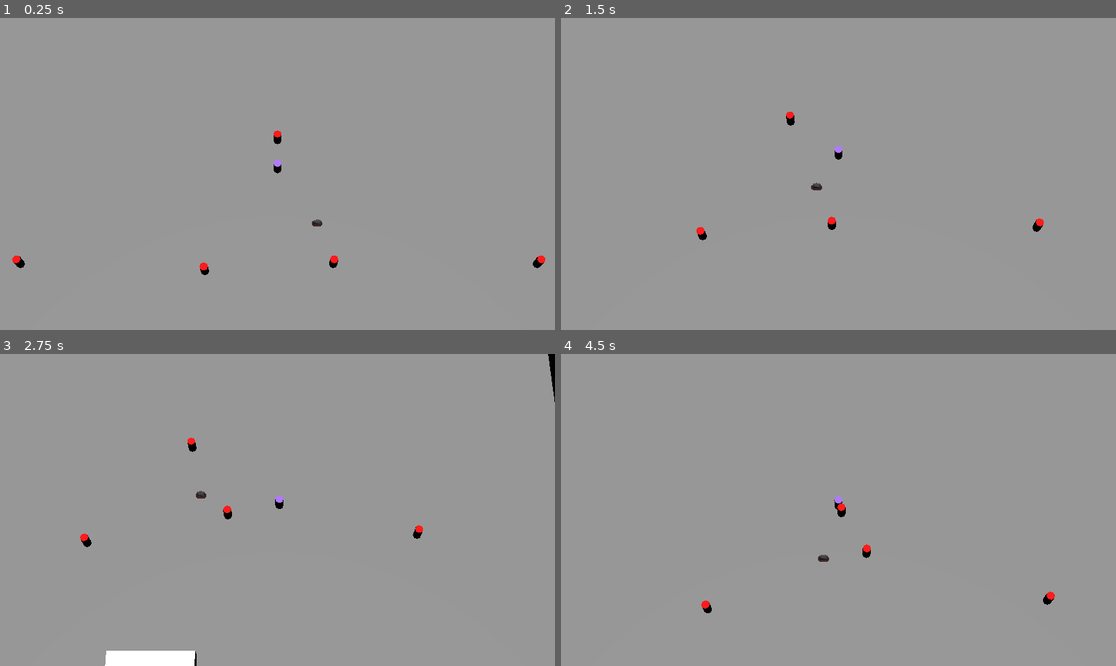
Above: before the commit, frames 1-4 (two rows, left to right).
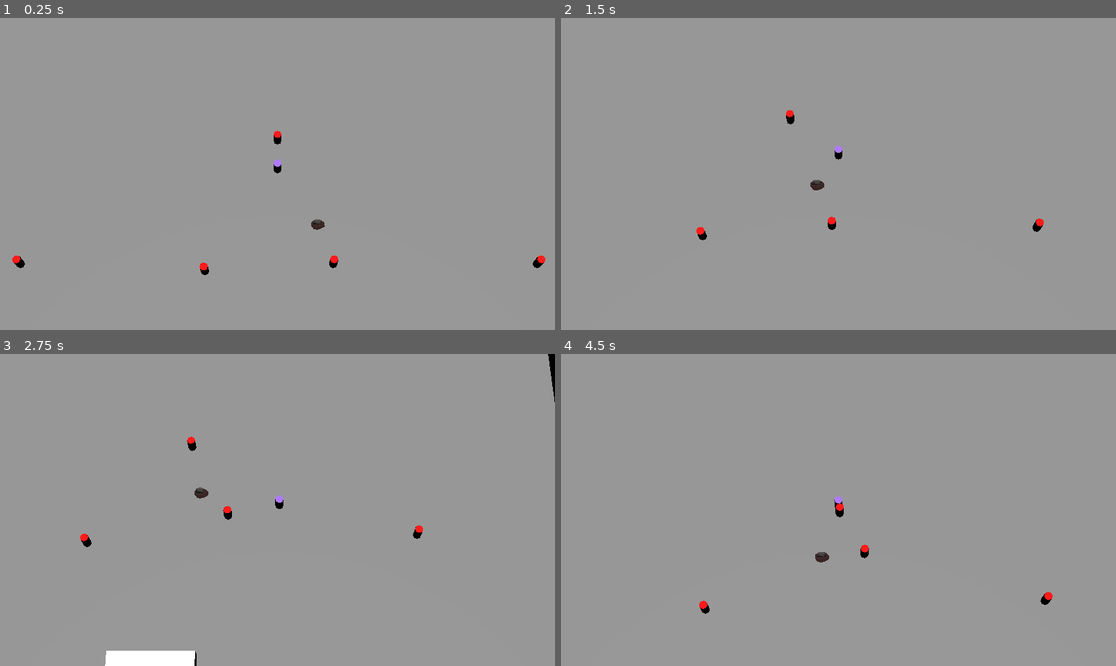
Above: after the commit, the same moments.

Repository: Paladinking/Field_Necromancer
Game: Godot game, scene res://main.tscn
Same seed, same stepped clock (60 frames per second), same inputs: the game is played once before the commit and once after it.
Inputs:
- Up to frame 1 (0.25 s): no input
- Up to frame 2 (1.5 s): tap Enter at 0.5 s; hold D (go_right) 0.53-1.28 s; tap Space (dig) at 0.6 s; hold S (go_down) from 1.28 s (still down); tap Down (look_down) at 1.35 s
- Up to frame 3 (2.75 s): release S (go_down) at 2.03 s; hold D (go_right) from 2.03 s (still down); tap Left (look_left) at 2.1 s
- Up to frame 4 (4.5 s): release D (go_right) at 2.78 s; hold W (go_up) 2.78-3.53 s; tap Right (look_right) at 2.85 s; hold A (go_left) from 3.53 s (still down); tap Up (look_up) at 3.6 s; tap Space (dig) at 4.35 s

The runs differ from the first frame. In frame 1, less than 0.1% of the frame differs, in the area x 49-59%, y 36-68%; in frame 2, less than 0.1%; in frame 3, less than 0.1%; in frame 4, 0.2%, in the area x 24-89%, y 47-84%.

Commit message:
Zombies have apperance

Diff:
--- a/Characters/zombie.tscn
+++ b/Characters/zombie.tscn
@@ -1,15 +1,33 @@
-[gd_scene load_steps=3 format=3 uid="uid://ffk16i63c45l"]
+[gd_scene load_steps=5 format=3 uid="uid://ffk16i63c45l"]
 
 [ext_resource type="Script" path="res://Characters/zombie.gd" id="1_2i0eo"]
 
-[sub_resource type="CapsuleShape3D" id="CapsuleShape3D_xkjkx"]
+[sub_resource type="CapsuleShape3D" id="CapsuleShape3D_i1rfo"]
+
+[sub_resource type="StandardMaterial3D" id="StandardMaterial3D_6ljny"]
+albedo_color = Color(1, 1, 0.219608, 1)
+
+[sub_resource type="CylinderShape3D" id="CylinderShape3D_437r7"]
+height = 10.0
+radius = 10.0
 
 [node name="Zombie" type="CharacterBody3D"]
-transform = Transform3D(1, 0, 0, 0, 1, 0, 0, 0, 1, 0, 1, 0)
 script = ExtResource("1_2i0eo")
 
-[node name="CollisionShape3D" type="CollisionShape3D" parent="."]
-shape = SubResource("CapsuleShape3D_xkjkx")
+[node name="CollisionShape3D2" type="CollisionShape3D" parent="."]
+transform = Transform3D(1, 0, 0, 0, 1, 0, 0, 0, 1, 0, 1, 0)
+shape = SubResource("CapsuleShape3D_i1rfo")
 
-[node name="CSGSphere3D" type="CSGBox3D" parent="."]
-size = Vector3(1, 2, 1)
+[node name="CSGCylinder3D" type="CSGCylinder3D" parent="."]
+transform = Transform3D(1, 0, 0, 0, 1, 0, 0, 0, 1, 0, 1, 0)
+material = SubResource("StandardMaterial3D_6ljny")
+
+[node name="NavigationAgent3D" type="NavigationAgent3D" parent="."]
+
+[node name="DetectionArea" type="Area3D" parent="."]
+collision_layer = 0
+collision_mask = 2
+
+[node name="CollisionShape3D" type="CollisionShape3D" parent="DetectionArea"]
+transform = Transform3D(1, 0, 0, 0, 1, 0, 0, 0, 1, 0, 4.5, 0)
+shape = SubResource("CylinderShape3D_437r7")
--- a/world.tscn
+++ b/world.tscn
@@ -1,8 +1,10 @@
-[gd_scene load_steps=6 format=3 uid="uid://cag01vc8xhji0"]
+[gd_scene load_steps=6 format=3 uid="uid://cdvw0p45llw8x"]
 
 [sub_resource type="NavigationMesh" id="NavigationMesh_ga0fh"]
-vertices = PackedVector3Array(-49.25, 0.3, -49.25, -49.25, 0.3, 49.5, 49.5, 0.3, 49.5, 49.5, 0.3, -49.25)
-polygons = [PackedInt32Array(3, 2, 0), PackedInt32Array(0, 2, 1)]
+vertices = PackedVector3Array(-48.75, 0.3, 27, -6, 0.3, 27.25, -6, 0.3, 25.75, -48.75, 0.3, 27, -6, 0.3, 25.75, -5.25, 0.3, 25, -4, 0.3, -48.75, -48.75, 0.3, -48.75, -5.25, 0.3, 25, -3.75, 0.3, 25, -4, 0.3, -48.75, -3.75, 0.3, 25, 4, 0.3, 25, 4.25, 0.3, -48.75, -4, 0.3, -48.75, 6.25, 0.3, 25.75, 6.25, 0.3, 27.25, 49, 0.3, 27, 5.5, 0.3, 25, 6.25, 0.3, 25.75, 49, 0.3, 27, 49, 0.3, -48.75, 4.25, 0.3, -48.75, 4.25, 0.3, -48.75, 4, 0.3, 25, 5.5, 0.3, 25, -4, 0.3, 49, -3.75, 0.3, 37.25, -5.25, 0.3, 37.25, -4, 0.3, 49, -5.25, 0.3, 37.25, -6, 0.3, 36.5, -48.75, 0.3, 27, -48.75, 0.3, 49, -6, 0.3, 36.5, -6, 0.3, 27.25, -48.75, 0.3, 27, -4, 2.3, 27, -4, 2.3, 35.25, 4, 2.3, 35.25, 4, 2.3, 27, 5.5, 0.3, 37.25, 4, 0.3, 37.25, 4.25, 0.3, 49, 6.25, 0.3, 36.5, 5.5, 0.3, 37.25, 4.25, 0.3, 49, 49, 0.3, 49, 49, 0.3, 27, 49, 0.3, 27, 6.25, 0.3, 27.25, 6.25, 0.3, 36.5, -3.75, 0.3, 27.25, -3.75, 0.3, 35, 4, 0.3, 35, 4, 0.3, 27.25, -4, 0.3, 49, 4.25, 0.3, 49, 4, 0.3, 37.25, -3.75, 0.3, 37.25)
+polygons = [PackedInt32Array(2, 1, 0), PackedInt32Array(4, 3, 5), PackedInt32Array(5, 3, 7), PackedInt32Array(5, 7, 6), PackedInt32Array(10, 9, 8), PackedInt32Array(11, 14, 12), PackedInt32Array(12, 14, 13), PackedInt32Array(17, 16, 15), PackedInt32Array(19, 18, 20), PackedInt32Array(20, 18, 21), PackedInt32Array(21, 18, 22), PackedInt32Array(25, 24, 23), PackedInt32Array(28, 27, 26), PackedInt32Array(30, 29, 31), PackedInt32Array(31, 29, 33), PackedInt32Array(31, 33, 32), PackedInt32Array(36, 35, 34), PackedInt32Array(40, 39, 37), PackedInt32Array(37, 39, 38), PackedInt32Array(43, 42, 41), PackedInt32Array(45, 44, 46), PackedInt32Array(46, 44, 47), PackedInt32Array(47, 44, 48), PackedInt32Array(51, 50, 49), PackedInt32Array(55, 54, 52), PackedInt32Array(52, 54, 53), PackedInt32Array(59, 58, 56), PackedInt32Array(56, 58, 57)]
+geometry_parsed_geometry_type = 2
+agent_radius = 0.8
 
 [sub_resource type="WorldBoundaryShape3D" id="WorldBoundaryShape3D_kg43f"]
 
@@ -14,6 +16,7 @@
 [sub_resource type="StandardMaterial3D" id="StandardMaterial3D_epts0"]
 
 [node name="World" type="NavigationRegion3D"]
+transform = Transform3D(1, 0, 0, 0, 1, 0, 0, 0, 1, 0, -1, 0)
 navigation_mesh = SubResource("NavigationMesh_ga0fh")
 
 [node name="WorldBounds" type="StaticBody3D" parent="."]
Not shown: 1 places in main.tscn that only renumber resources
